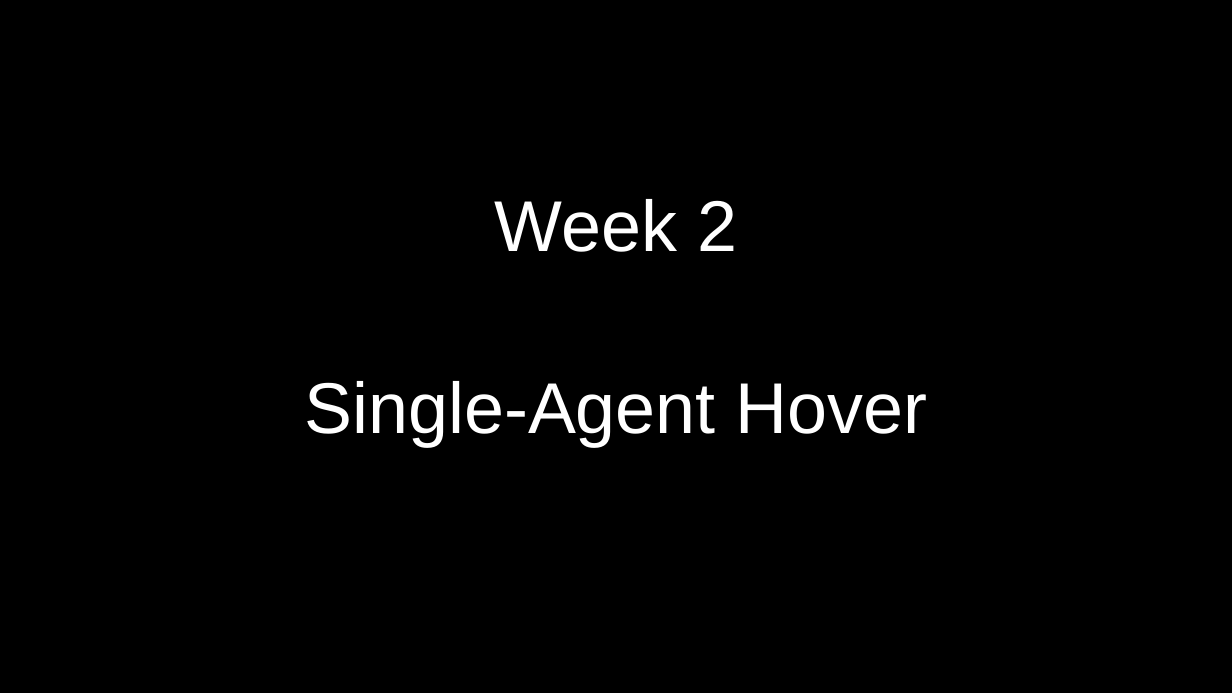
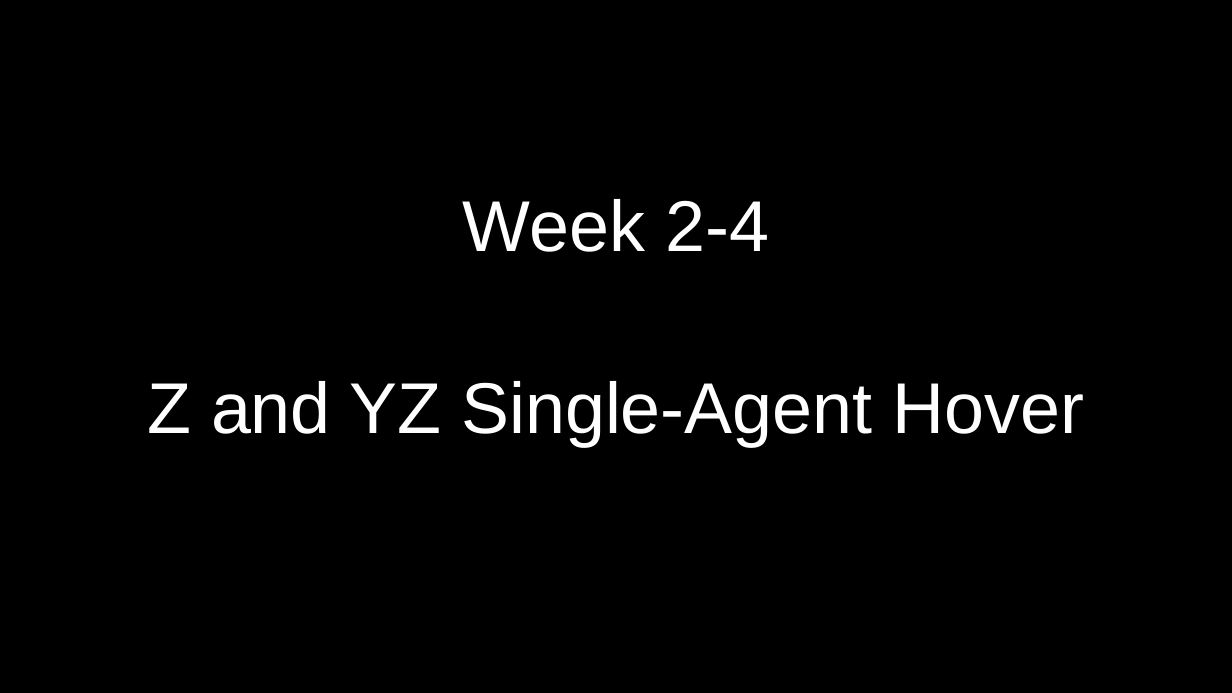
Before and after one commit to shazia-dewan/multi-agentCrazyflieLift, a slide deck: slide 10 of docs/MIRL LAB Honours Project Bi-Weekly Update.pptx. Drawn at 1232x693 pixels with LibreOffice and Linux fonts; fonts in the diff are those of the drawing. Boxes give left, top, right and bottom in pixels: in the first picture for what was removed or moved away, otherwise in the second. Text is boxed around its words. In the diff, an @@ line names an element or a change of style, - is before the commit and + after.

```diff
--- a/docs/MIRL LAB Honours Project Bi-Weekly Update.pptx
+++ b/docs/MIRL LAB Honours Project Bi-Weekly Update.pptx
@@ text at (x1=147, y1=199, x2=1084, y2=447): text changed @@
-Week 2
-Single-Agent Hover
+Week 2-4
+Z and YZ Single-Agent Hover
```
Also in this commit, not shown: 2 other slides changed, 8 slides added, 12 other files.
